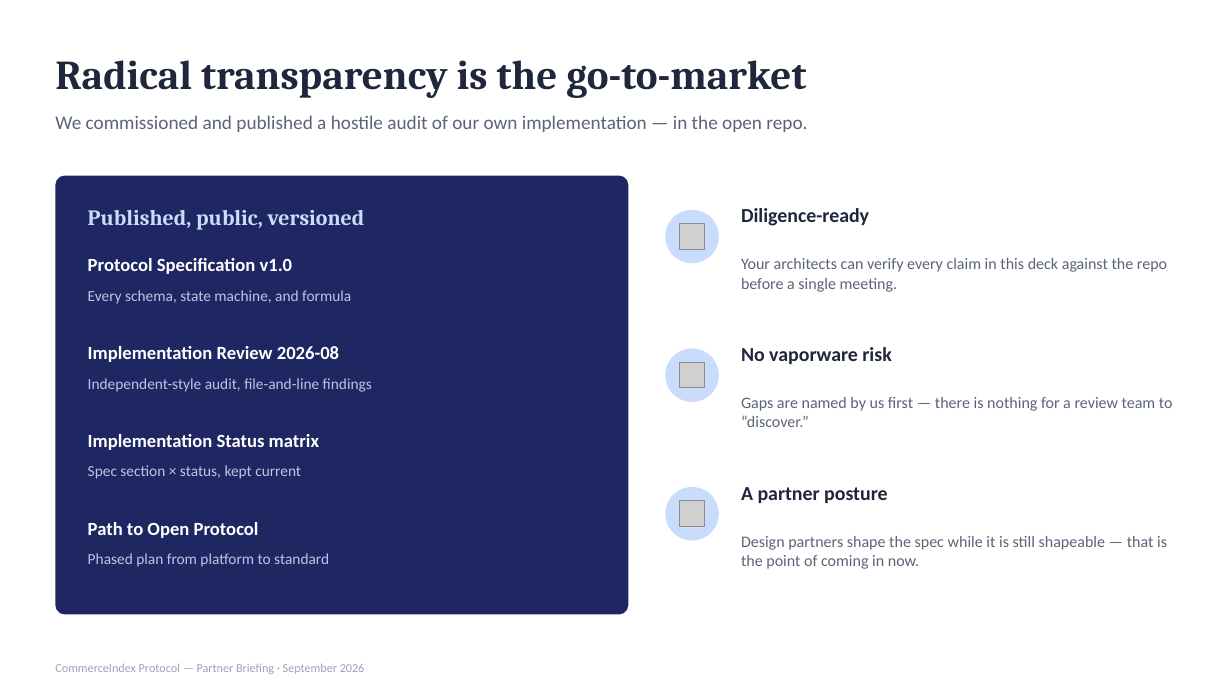
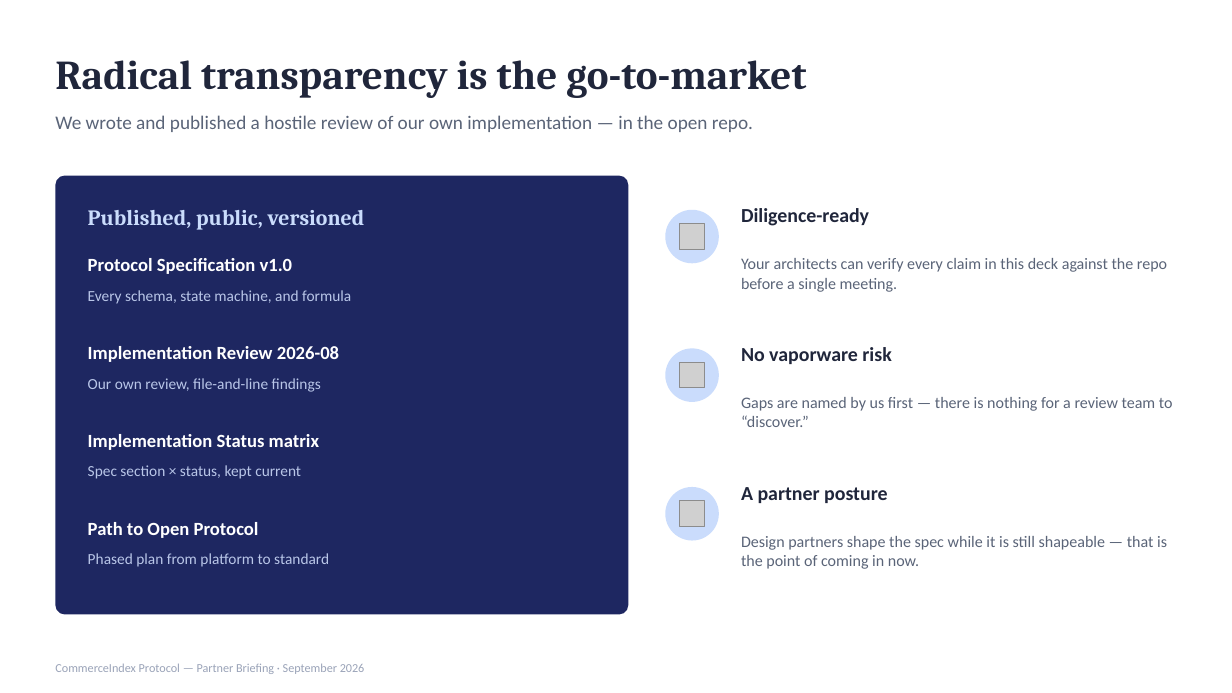
Before and after one commit to mithunkadur/commerceindex-protocol, a slide deck: slide 8 of commerceindex-protocol/docs/collateral/CommerceIndex_Partner_Briefing.pptx. Drawn at 1232x693 pixels with LibreOffice and Linux fonts; fonts in the diff are those of the drawing; grey boxes stand for pictures. Boxes give left, top, right and bottom in pixels: in the first picture for what was removed or moved away, otherwise in the second. Text is boxed around its words. In the diff, an @@ line names an element or a change of style, - is before the commit and + after.

```diff
--- a/commerceindex-protocol/docs/collateral/CommerceIndex_Partner_Briefing.pptx
+++ b/commerceindex-protocol/docs/collateral/CommerceIndex_Partner_Briefing.pptx
@@ text at (55,115,753,132): text changed @@
-We commissioned and published a hostile audit of our own implementation — in the open repo.
+We wrote and published a hostile review of our own implementation — in the open repo.
@@ text at (88,378,321,392): text changed @@
-Independent-style audit, file-and-line findings
+Our own review, file-and-line findings
```
Also in this commit, not shown: 1 other slide changed, 13 other files.
